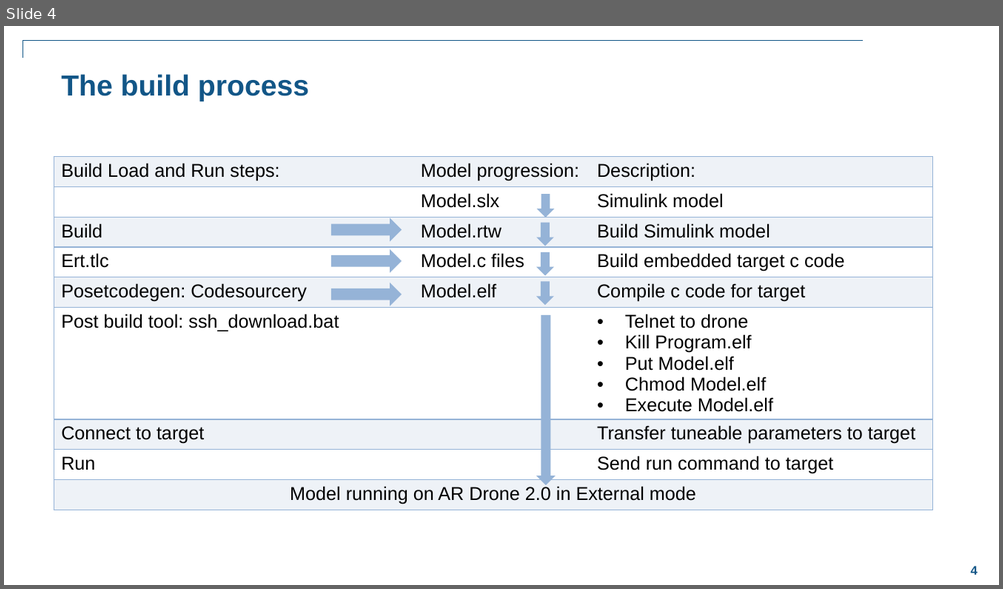
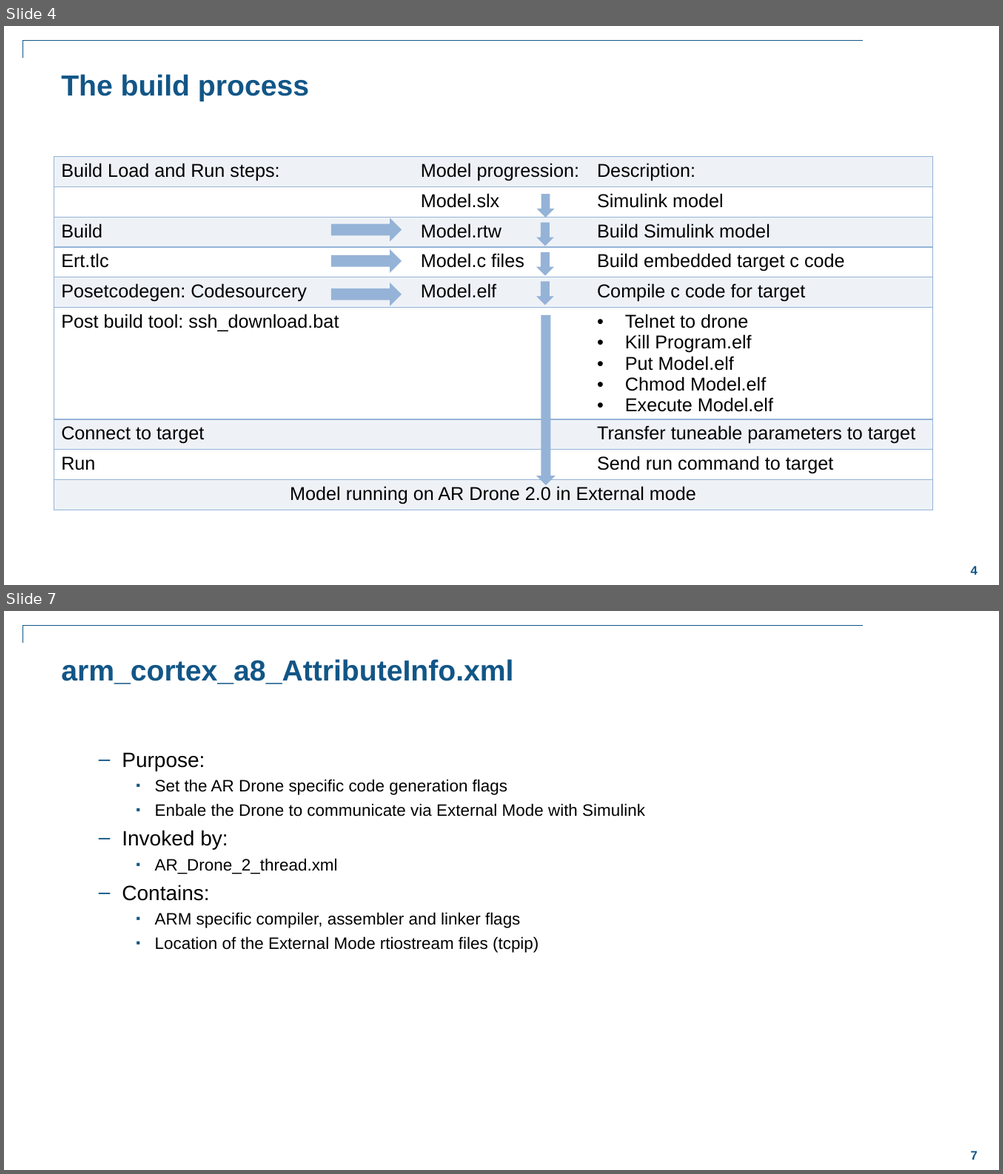
Before and after one commit to darenlee/SimulinkARDroneTarget, a slide deck: Docs/Generating code for the AR Drone 2.pptx. Shown one above the other, each under a label of ours: slide 4 before the commit, slides 4 and 7 after it; the slides between them are not shown. The pictures are 1003x589 and 1003x1174 pixels, drawn with LibreOffice and Linux fonts; fonts in the diff are those of the drawing; background and template pictures are left out. Boxes give left, top, right and bottom in pixels: in the first picture for what was removed or moved away, otherwise in the second. Text is boxed around its words. In the diff, an @@ line names an element or a change of style, - is before the commit and + after.

```diff
--- a/Docs/Generating code for the AR Drone 2.pptx
+++ b/Docs/Generating code for the AR Drone 2.pptx
@@ slide 7 added at box(4, 611, 999, 1170), background #FFFFFF; not listed: 2 template elements that a slide beside it also shows @@
@@ title added at box(61, 659, 513, 684), 28 pt, text #125687, bold @@
+arm_cortex_a8_AttributeInfo.xml
@@ text added at box(122, 752, 645, 953), 16 pt, text #000000 @@
+  – Purpose:
+    ▪ Set the AR Drone specific code generation flags
+    ▪ Enbale the Drone to communicate via External Mode with Simulink
+  – Invoked by:
+    ▪ AR_Drone_2_thread.xml
+  – Contains:
+    ▪ ARM specific compiler, assembler and linker flags
+    ▪ Location of the External Mode rtiostream files (tcpip)
```
Also in this commit, not shown: 2 other slides added, 19 other files.
